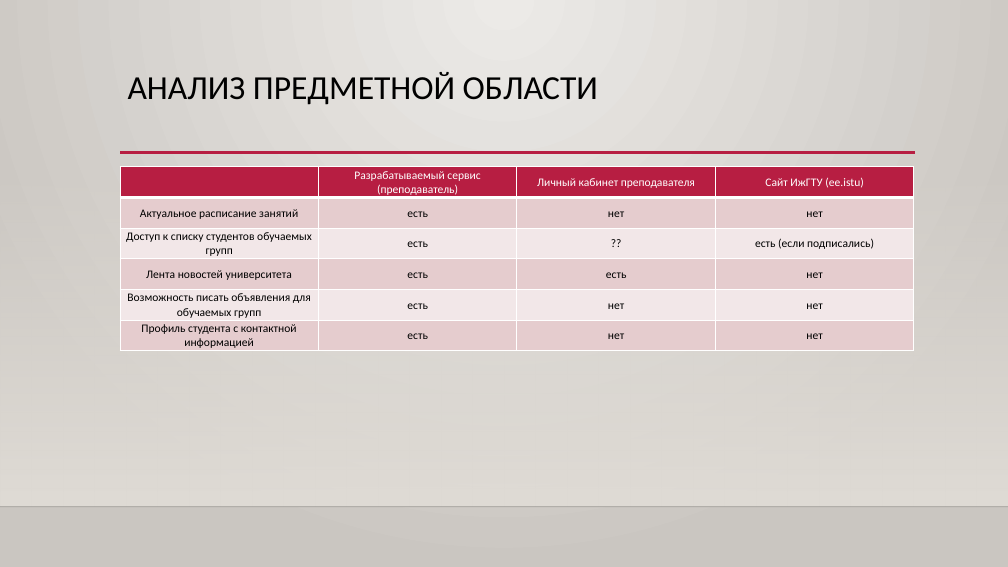
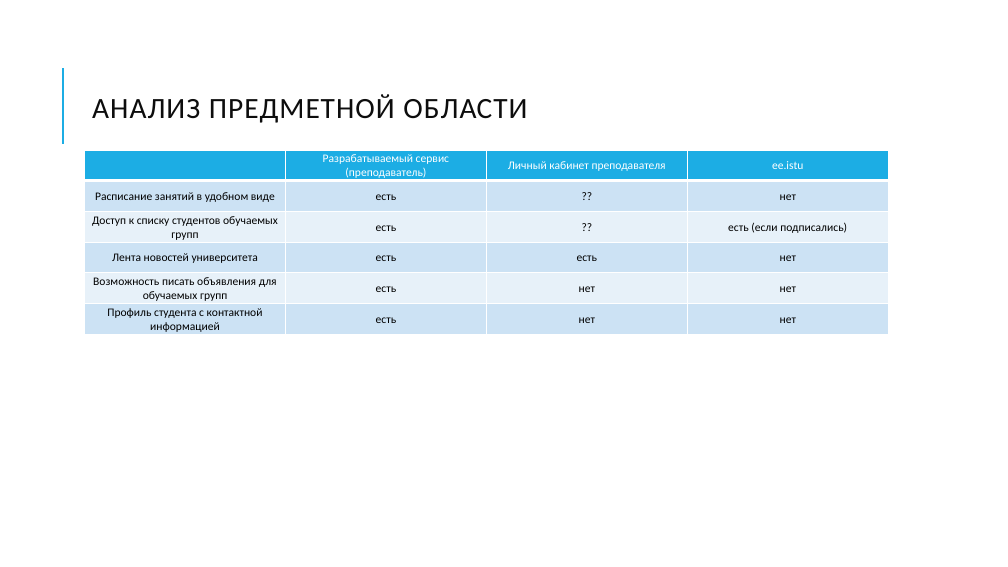
Before and after one commit to mpozdeevf/Diploma, a slide deck: slide 6 of Презентация ВКР Бакалавра.pptx. Drawn at 1008x567 pixels with LibreOffice and Linux fonts; fonts in the diff are those of the drawing; background and template pictures are left out. Boxes give left, top, right and bottom in pixels: in the first picture for what was removed or moved away, otherwise in the second. Text is boxed around its words. In the diff, an @@ line names an element or a change of style, - is before the commit and + after.

```diff
--- a/Презентация ВКР Бакалавра.pptx
+++ b/Презентация ВКР Бакалавра.pptx
@@ background gradient #ECEAE7 to #CAC7C1 to #FFFFFF @@
@@ title "АНАЛИЗ ПРЕДМЕТНОЙ ОБЛАСТИ": place and size @@
-title "АНАЛИЗ ПРЕДМЕТНОЙ ОБЛАСТИ" at bbox=[128, 72, 598, 105]
+title "АНАЛИЗ ПРЕДМЕТНОЙ ОБЛАСТИ" at bbox=[92, 94, 527, 123]
@@ title "АНАЛИЗ ПРЕДМЕТНОЙ ОБЛАСТИ" at bbox=[92, 94, 527, 123]: size 32 to 28 pt, text colour #000000 to #0D0D0D, letter spacing 0 to 1 pt; line spacing 0.9 to 0.8; vertical alignment top to middle @@
@@ line added from (63, 144) to (63, 68), #1CADE4 1.5 pt @@
@@ rectangle removed at bbox=[0, 167, 1008, 507] @@
@@ table at bbox=[85, 150, 889, 336] @@
-row 1, column 4: Сайт ИжГТУ (ee.istu)
+row 1, column 4: ee.istu
-row 2, column 1: Актуальное расписание занятий
+row 2, column 1: Расписание занятий в удобном виде
-row 2, column 3: нет
+row 2, column 3: ??
@@ fill #B71E42 to #1CADE4 in row 1 @@
@@ fill #E6CDCF to #CDE3F5 in 12 cells @@
@@ fill #F3E8E9 to #E8F1FA in 8 cells @@
@@ table: place and size @@
-table at bbox=[120, 166, 916, 352]
+table at bbox=[85, 150, 889, 336]
@@ line removed from (120, 153) to (915, 153) @@
@@ line removed from (0, 507) to (1008, 507) @@
```
Also in this commit, not shown: 6 other slides changed, 4 slides added, 2 other files.
